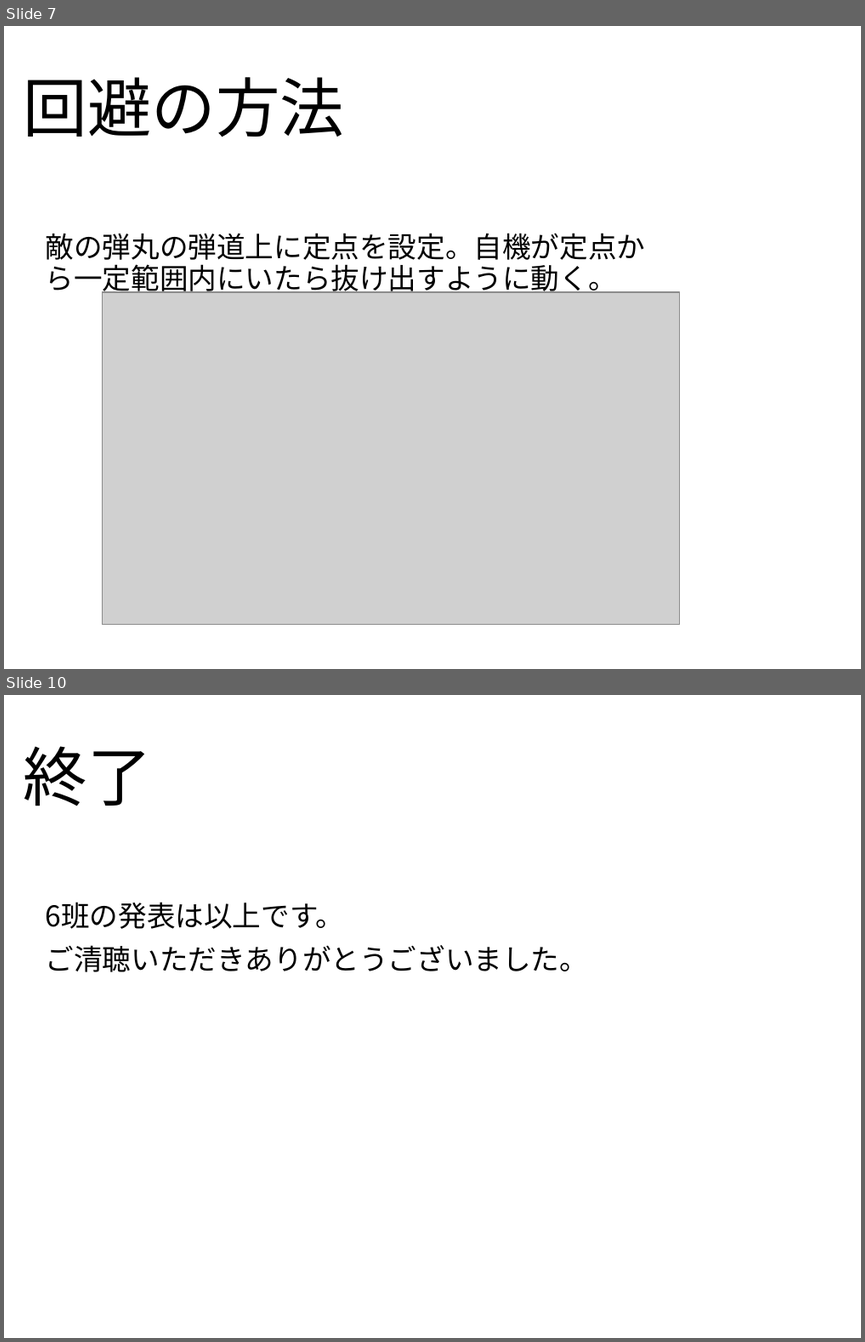
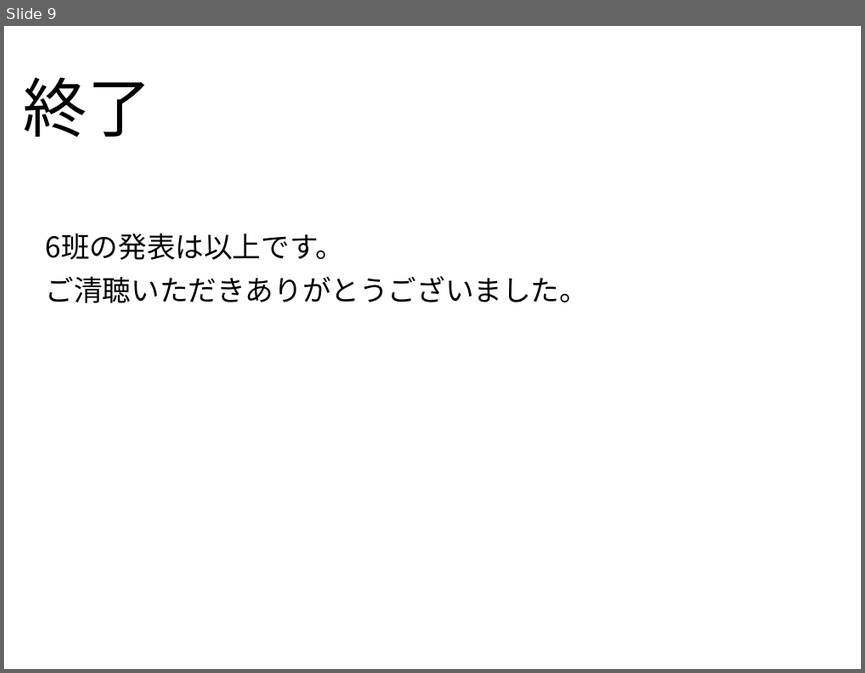
Before and after one commit to PBLB2015group06/TankSim, a slide deck: 期末スライド.pptx. Shown one above the other, each under a label of ours: slides 7 and 10 before the commit, slide 9 after it; the slides between them are not shown. The pictures are 865x1342 and 865x673 pixels, drawn with LibreOffice and Linux fonts; fonts in the diff are those of the drawing; grey boxes stand for pictures; background and template pictures are left out. Boxes give left, top, right and bottom in pixels: in the first picture for what was removed or moved away, otherwise in the second. Text is boxed around its words. In the diff, an @@ line names an element or a change of style, - is before the commit and + after.

```diff
--- a/期末スライド.pptx
+++ b/期末スライド.pptx
@@ slide 7 removed at (4, 26, 861, 669), background picture (left out) @@
@@ title removed at (24, 77, 345, 137) @@
-回避の方法
@@ subtitle removed at (46, 233, 646, 296) @@
-敵の弾丸の弾道上に定点を設定。自機が定点から一定範囲内にいたら抜け出すように動く。
@@ picture removed at (102, 292, 679, 625) @@
@@ what was slide 10 is now slide 9 @@
```
Also in this commit, not shown: 6 slides changed, 2 slides added, 2 other slides removed.
